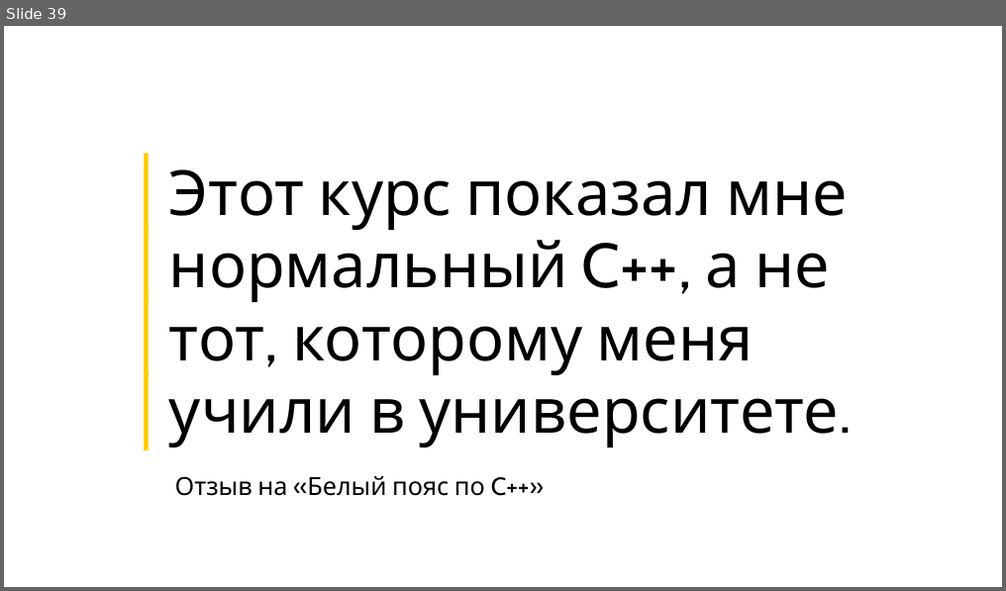
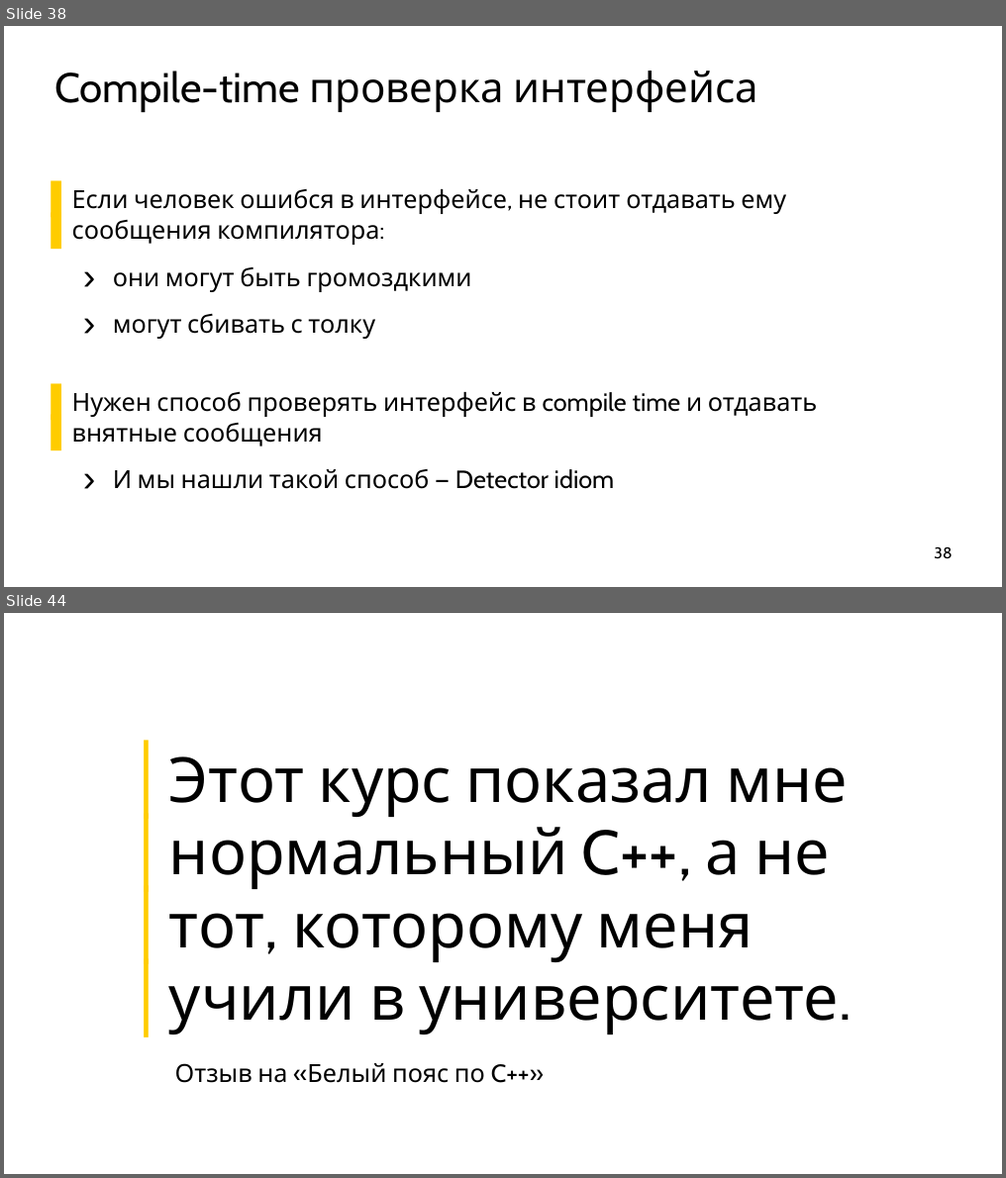
Before and after one commit to ishfb/cpprus18, a slide deck: slides.pptx. Shown one above the other, each under a label of ours: slide 39 before the commit, slides 38 and 44 after it; the slides between them are not shown. The pictures are 1006x591 and 1006x1178 pixels, drawn with LibreOffice and Linux fonts; fonts in the diff are those of the drawing. Boxes give left, top, right and bottom in pixels: in the first picture for what was removed or moved away, otherwise in the second. Text is boxed around its words. In the diff, an @@ line names an element or a change of style, - is before the commit and + after.

```diff
--- a/slides.pptx
+++ b/slides.pptx
@@ slide 38 added at (4,26,1002,587), background #FFFFFF @@
@@ title added at (54,71,759,112), 80 pt, text #000000 @@
+Compile-time проверка интерфейса
@@ text added at (72,189,817,489), 48 pt, text #000000 @@
+  ▌ Если человек ошибся в интерфейсе, не стоит отдавать ему
+  ▌ сообщения компилятора:
+    › они могут быть громоздкими
+    › могут сбивать с толку
+  ▌ Нужен способ проверять интерфейс в compile time и отдавать
+  ▌ внятные сообщения
+    › И мы нашли такой способ — Detector idiom
@@ page number added at (934,547,951,560), 30 pt, text #000000 @@
+38
@@ what was slide 39 is now slide 44 @@
```
Also in this commit, not shown: 2 slides changed, 5 other slides added, 1 slide removed, 1 other file.
